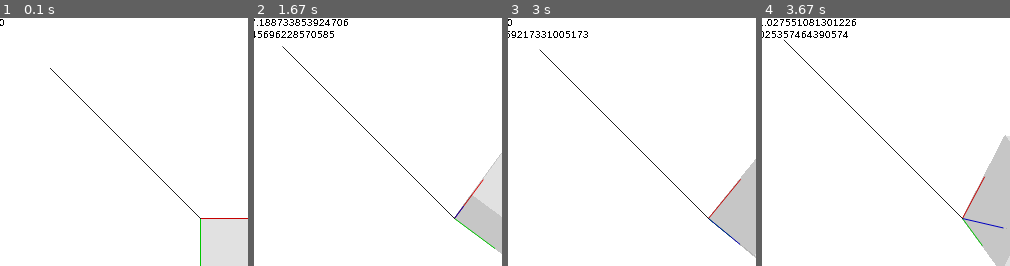
Above: before the commit, frames 1-4 (left to right).
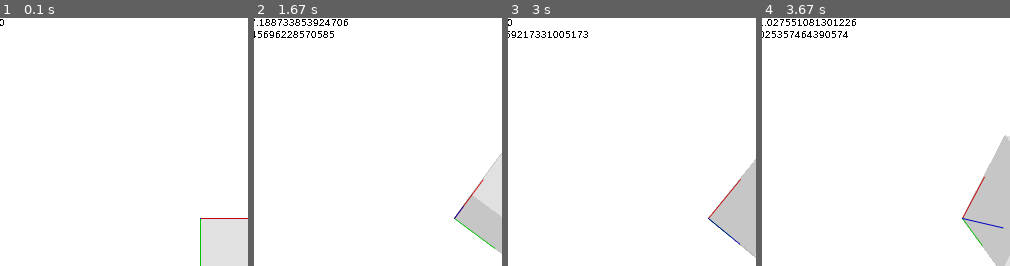
Above: after the commit, the same moments.

Repository: dantecc10/physics-coding
Game: pygame game, started from 3d-rotation-sample plus vector.py
Two runs of this game, one before a commit and one after it. Both use one fixed random seed, a clock stepped at 60 frames per second and the inputs below.
Inputs:
- Up to frame 1 (0.1 s): no input
- Up to frame 2 (1.67 s): hold D 0.33-0.8 s; hold W 0.83-1.13 s; hold D 1.17-1.63 s
- Up to frame 3 (3 s): hold A 1.67-2.2 s; tap E at 1.82 s; hold S 2.23-2.53 s; hold A 2.57-2.97 s
- Up to frame 4 (3.67 s): hold W 3-3.37 s; tap E at 3.15 s; hold D from 3.4 s (still down)
The pictures show only the part of the screen within x 9-59%, y 10-60%; the shares and areas given below are measured in that part.

The runs differ from the first frame. In frame 1, 0.2% of the frame differs, in the area x 20-82%, y 20-82%; in frame 2, 0.3%; in frame 3, 0.3%; in frame 4, 0.3%, in the area x 8-82%, y 8-82%.

Commit message:
updating code

Diff:
--- a/3d-rotation-sample original.py
+++ b/3d-rotation-sample original.py
@@ -131,12 +131,82 @@
         a2 = 0
         a3 = 0
 
-        px = 0
-        py = 0
-        pz = 0
-        pcx = 0
-        pcy = 0
-        pcz = 0
+    # Textos con datos en tiempo real
+    txt4 = my_font.render('phi: ' + str(a1*57.29577951308232), False, (0, 0, 0))
+    txt5 = my_font.render('theta: ' + str(a2*57.29577951308232), False, (0, 0, 0))
+    txt6 = my_font.render('psi: ' + str(a3*57.29577951308232), False, (0, 0, 0))
+    txt7 = my_font.render('FPS: ' + str(round(1 / dt)), False, (0, 0, 0))
+    txt8 = my_font.render('FCC BUAP, Física I', False, (0, 0, 0))
+
+
+    screen.blit(txt4, (10, 36))
+    screen.blit(txt5, (10, 48))
+    screen.blit(txt6, (10, 60))
+    screen.blit(txt7, (460, 0))
+    screen.blit(txt8, (10, 480))
+
+    pygame.display.flip()
+
+    dt = clock.tick(60) / 1000
+
+pygame.quit()
+print('End of execution')
+
+
+
+'''
+player_pos = pygame.Vector2(screen.get_width() / 2, screen.get_height() / 2)
+
+# Puntos para el vector
+pcx = 0     # Punto Origen Vector
+pcy = 0
+px  = 0     # Punto Extremo Vector
+py = 30
+
+# Tamaño de la flecha
+rdf = 5
+
+# Configuración para mostrar texto
+my_font = pygame.font.SysFont('Arial',10)
+
+while running:
+
+    # Esto sirve para que se cierre la ejecución cuando se cierra la ventana
+    for event in pygame.event.get():
+        if event.type == pygame.QUIT:
+            running = False
+
+    # Esto sirve para rellenar la pantalla de color blanco
+    screen.fill("white")
+
+
+
+    # Aquí se dibuja el vector----------------------------------------------
+
+    # Primero, se dibuja el segmento de recta, que toma el punto origen y el extremo
+    pygame.draw.aaline(screen, (30, 30, 30), [pcx, pcy], [px, py], 1)
+
+    # Se obtiene su orientación mediante el uso de la función trigonométrica arctan
+    theta = np.arctan2(py-pcy,px-pcx)
+
+    # Después se calcula la magnitud del vector
+    mg1 = np.sqrt((px-pcx)**2+(py-pcy)**2)
+
+    # La flecha se dibuja con un triángulo
+    triangle_color = (0, 0, 0)
+    triangle_points = [(rdf*np.cos(theta)+px,rdf*np.sin(theta)+py),(rdf*np.cos(theta+(120*(np.pi/180)))+px,rdf*np.sin(theta+(120*(np.pi/180)))+py),(rdf*np.cos(theta+(240*(np.pi/180)))+px,rdf*np.sin(theta+(240*(np.pi/180)))+py)]
+    pygame.draw.polygon(screen, triangle_color, triangle_points)
+
+    # Se muestran las propiedes asociadas al vector: magnitud y orientación
+    txt1 = my_font.render('Magnitud: ' + str(mg1), False, (0,0,0))
+    txt2 = my_font.render('Orientación: ' + str(theta), False, (0,0,0))
+    screen.blit(txt1,(10,0))
+    screen.blit(txt2,(250,0))
+    #-----------------------------------------------------------------------
+
+
+
+    keys = pygame.key.get_pressed()
 
     if keys[pygame.K_t]:
         px -= 300 * dt
@@ -164,109 +234,6 @@
     if keys[pygame.K_ñ]:
         pcz += 300 * dt
 
-    txt4 = my_font.render('phi: ' + str(a1*57.29577951308232), False, (0, 0, 0))
-    txt5 = my_font.render('theta: ' + str(a2*57.29577951308232), False, (0, 0, 0))
-    txt6 = my_font.render('psi: ' + str(a3*57.29577951308232), False, (0, 0, 0))
-
-    txt7 = my_font.render('FPS: ' + str(round(1 / dt)), False, (0, 0, 0))
-    txt8 = my_font.render('FCC BUAP, Física I', False, (0, 0, 0))
-
-
-    screen.blit(txt4, (10, 36))
-    screen.blit(txt5, (10, 48))
-    screen.blit(txt6, (10, 60))
-    screen.blit(txt7, (460, 0))
-    screen.blit(txt8, (10, 480))
-
-    pygame.display.flip()
-
-    dt = clock.tick(60) / 1000
-
-pygame.quit()
-print('End of execution')
-
-
-
-'''
-player_pos = pygame.Vector2(screen.get_width() / 2, screen.get_height() / 2)
-
-# Puntos para el vector
-pcx = 0     # Punto Origen Vector
-pcy = 0
-px  = 0     # Punto Extremo Vector
-py = 30
-
-# Tamaño de la flecha
-rdf = 5
-
-# Configuración para mostrar texto
-my_font = pygame.font.SysFont('Arial',10)
-
-while running:
-
-    # Esto sirve para que se cierre la ejecución cuando se cierra la ventana
-    for event in pygame.event.get():
-        if event.type == pygame.QUIT:
-            running = False
-
-    # Esto sirve para rellenar la pantalla de color blanco
-    screen.fill("white")
-
-
-
-    # Aquí se dibuja el vector----------------------------------------------
-
-    # Primero, se dibuja el segmento de recta, que toma el punto origen y el extremo
-    pygame.draw.aaline(screen, (30, 30, 30), [pcx, pcy], [px, py], 1)
-
-    # Se obtiene su orientación mediante el uso de la función trigonométrica arctan
-    theta = np.arctan2(py-pcy,px-pcx)
-
-    # Después se calcula la magnitud del vector
-    mg1 = np.sqrt((px-pcx)**2+(py-pcy)**2)
-
-    # La flecha se dibuja con un triángulo
-    triangle_color = (0, 0, 0)
-    triangle_points = [(rdf*np.cos(theta)+px,rdf*np.sin(theta)+py),(rdf*np.cos(theta+(120*(np.pi/180)))+px,rdf*np.sin(theta+(120*(np.pi/180)))+py),(rdf*np.cos(theta+(240*(np.pi/180)))+px,rdf*np.sin(theta+(240*(np.pi/180)))+py)]
-    pygame.draw.polygon(screen, triangle_color, triangle_points)
-
-    # Se muestran las propiedes asociadas al vector: magnitud y orientación
-    txt1 = my_font.render('Magnitud: ' + str(mg1), False, (0,0,0))
-    txt2 = my_font.render('Orientación: ' + str(theta), False, (0,0,0))
-    screen.blit(txt1,(10,0))
-    screen.blit(txt2,(250,0))
-    #-----------------------------------------------------------------------
-
-
-
-    keys = pygame.key.get_pressed()
-
-    if keys[pygame.K_t]:
-        px -= 300 * dt
-    if keys[pygame.K_g]:
-        px += 300 * dt
-    if keys[pygame.K_f]:
-        py -= 300 * dt
-    if keys[pygame.K_h]:
-        py += 300 * dt
-    if keys[pygame.K_v]:
-        pz -= 300 * dt
-    if keys[pygame.K_b]:
-        pz += 300 * dt
-
-    if keys[pygame.K_i]:
-        pcx -= 300 * dt
-    if keys[pygame.K_k]:
-        pcx += 300 * dt
-    if keys[pygame.K_j]:
-        pcy -= 300 * dt
-    if keys[pygame.K_l]:
-        pcy += 300 * dt
-    if keys[pygame.K_p]:
-        pcz -= 300 * dt
-    if keys[pygame.K_ñ]:
-        pcz += 300 * dt
-
     if keys[pygame.K_r]:
         px = 0
         py = 0
--- a/3d-rotation-sample plus vector.py
+++ b/3d-rotation-sample plus vector.py
@@ -70,8 +70,6 @@
     pygame.draw.aaline(screen, (255, 0, 0), [250, 250], [px+250, py + 250], 1)
     pygame.draw.aaline(screen, (0, 255, 0), [250, 250], [px2+250, py2 + 250], 1)
     pygame.draw.aaline(screen, (0, 0, 255), [250, 250], [px3+250, py3 + 250], 1)
-    # Dibujo del vector
-    pygame.draw.aaline(screen, (30, 30, 30), [250, 250], [px + 50, px + 50], 1)
 
     # Crear paredes con polígonos
     M = 2 * L
@@ -133,10 +131,10 @@
         a2 = 0
         a3 = 0
 
-    txt4 = my_font.render('phi: ' + str(a1 * 57.29577951308232), False, (0, 0, 0))
-    txt5 = my_font.render('theta: ' + str(a2 * 57.29577951308232), False, (0, 0, 0))
-    txt6 = my_font.render('psi: ' + str(a3 * 57.29577951308232), False, (0, 0, 0))
-
+    # Textos con datos en tiempo real
+    txt4 = my_font.render('phi: ' + str(a1*57.29577951308232), False, (0, 0, 0))
+    txt5 = my_font.render('theta: ' + str(a2*57.29577951308232), False, (0, 0, 0))
+    txt6 = my_font.render('psi: ' + str(a3*57.29577951308232), False, (0, 0, 0))
     txt7 = my_font.render('FPS: ' + str(round(1 / dt)), False, (0, 0, 0))
     txt8 = my_font.render('FCC BUAP, Física I', False, (0, 0, 0))
 
@@ -154,19 +152,9 @@
 pygame.quit()
 print('End of execution')
 
+
+
 '''
-import pygame
-import numpy as np
-
-# pygame setup
-# Esto es un comentario
-
-# Inicialización de pygame
-pygame.init()
-screen = pygame.display.set_mode((500, 500))
-clock = pygame.time.Clock()
-running = True
-dt = 0
 player_pos = pygame.Vector2(screen.get_width() / 2, screen.get_height() / 2)
 
 # Puntos para el vector
@@ -217,15 +205,41 @@
     #-----------------------------------------------------------------------
 
 
-    # flip() the display to put your work on screen
-    pygame.display.flip()
-
-    # limits FPS to 60
-    # dt is delta time in seconds since last frame, used for framerate-independent physics.
-    dt = clock.tick(60) / 1000
-
-pygame.quit()
-
-print('End of execution')
-
+
+    keys = pygame.key.get_pressed()
+
+    if keys[pygame.K_t]:
+        px -= 300 * dt
+    if keys[pygame.K_g]:
+        px += 300 * dt
+    if keys[pygame.K_f]:
+        py -= 300 * dt
+    if keys[pygame.K_h]:
+        py += 300 * dt
+    if keys[pygame.K_v]:
+        pz -= 300 * dt
+    if keys[pygame.K_b]:
+        pz += 300 * dt
+
+    if keys[pygame.K_i]:
+        pcx -= 300 * dt
+    if keys[pygame.K_k]:
+        pcx += 300 * dt
+    if keys[pygame.K_j]:
+        pcy -= 300 * dt
+    if keys[pygame.K_l]:
+        pcy += 300 * dt
+    if keys[pygame.K_p]:
+        pcz -= 300 * dt
+    if keys[pygame.K_ñ]:
+        pcz += 300 * dt
+
+    if keys[pygame.K_r]:
+        px = 0
+        py = 0
+        pz = 0
+
+        pcx = 0
+        pcy = 0
+        pcz = 0
 '''
--- /dev/null
+++ b/cone.py
@@ -0,0 +1,37 @@
+import numpy as np
+import matplotlib.pyplot as plt
+from mpl_toolkits.mplot3d import Axes3D
+
+# Parámetros del cono
+x_v, y_v, z_v = 0, 0, 5  # Vértice del cono
+r = 2  # Radio de la base
+h = 7  # Altura del cono
+
+# Coordenadas del centro de la base
+x_c, y_c, z_c = x_v, y_v, z_v - h
+
+# Generar puntos de la base
+theta = np.linspace(0, 2 * np.pi, 500)
+x_base = x_c + r * np.cos(theta)
+y_base = y_c + r * np.sin(theta)
+z_base = np.full_like(theta, z_c)
+
+# Crear la figura y los ejes 3D
+fig = plt.figure()
+ax = fig.add_subplot(111, projection='3d')
+
+# Dibujar la base del cono
+ax.plot(x_base, y_base, z_base, color='b')
+
+# Dibujar líneas del vértice a los puntos de la base
+for xb, yb, zb in zip(x_base, y_base, z_base):
+    ax.plot([x_v, xb], [y_v, yb], [z_v, zb], color='r')
+
+# Dibujar el vértice
+ax.scatter([x_v], [y_v], [z_v], color='k')
+
+# Configurar los límites y mostrar el gráfico
+ax.set_xlabel('X')
+ax.set_ylabel('Y')
+ax.set_zlabel('Z')
+plt.show()
